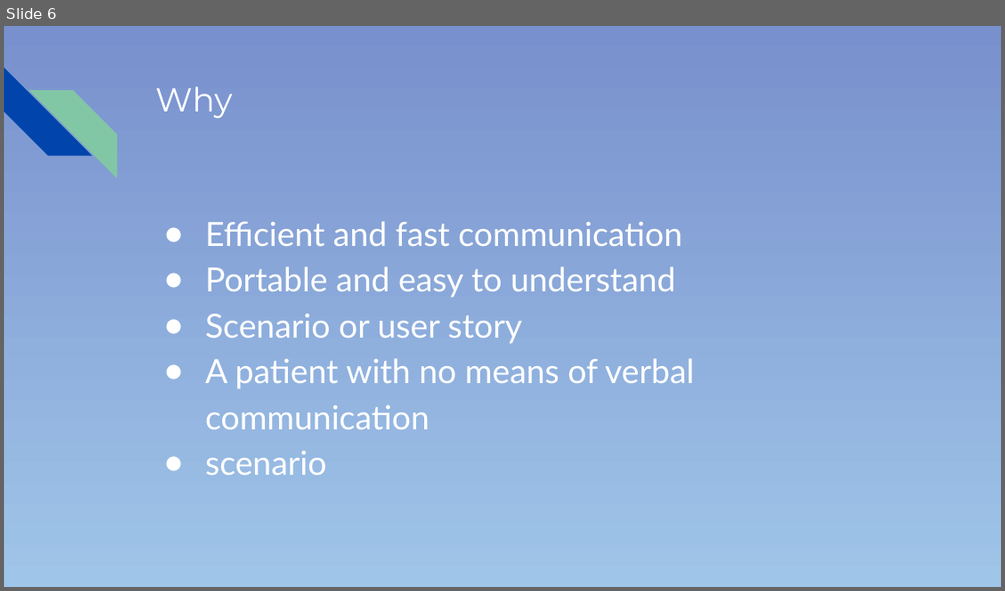
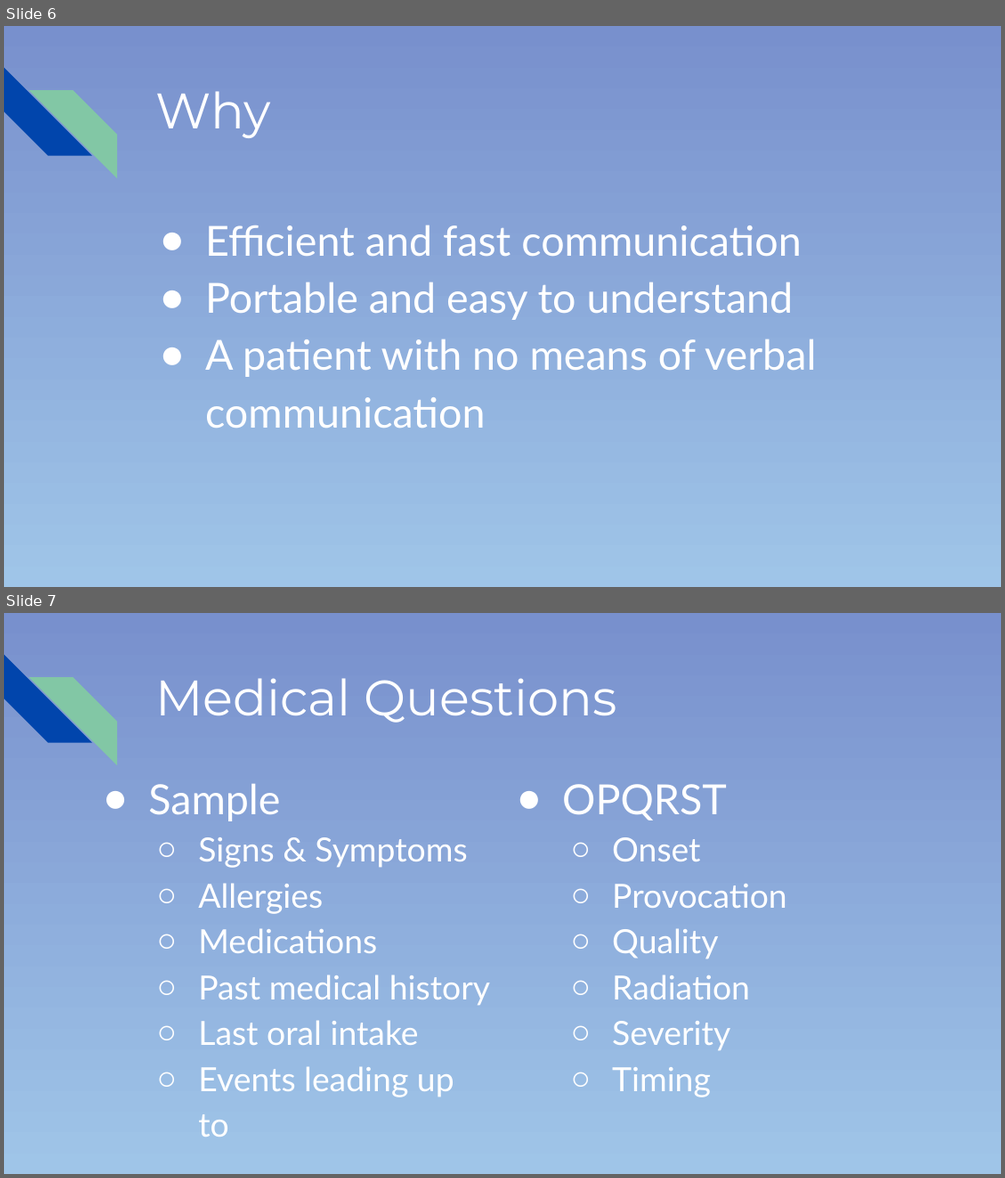
Before and after one commit to colemank0259/CSC-289_Group3, a slide deck: Pitch_PowerPoint.pptx. Shown one above the other, each under a label of ours: slide 6 before the commit, slides 6 and 7 after it. The pictures are 1005x591 and 1005x1178 pixels, drawn with LibreOffice and Linux fonts; fonts in the diff are those of the drawing. Boxes give left, top, right and bottom in pixels: in the first picture for what was removed or moved away, otherwise in the second. Text is boxed around its words. In the diff, an @@ line names an element or a change of style, - is before the commit and + after.

```diff
--- a/Pitch_PowerPoint.pptx
+++ b/Pitch_PowerPoint.pptx
@@ slide 7 added at <box>4,613,1001,1174</box>, background gradient #7890CD to #9FC5E8; not listed: 2 template elements that a slide beside it also shows @@
@@ title added at <box>155,678,617,722</box>, 36 pt, text #FFFFFF @@
+Medical Questions
@@ text added at <box>148,783,490,1136</box>, 24 pt, text #FFFFFF @@
+● Sample
+  ○ Signs & Symptoms
+  ○ Allergies
+  ○ Medications
+  ○ Past medical history
+  ○ Last oral intake
+  ○ Events leading up to
@@ text added at <box>562,784,787,1097</box>, 24 pt, text #FFFFFF @@
+● OPQRST
+  ○ Onset
+  ○ Provocation
+  ○ Quality
+  ○ Radiation
+  ○ Severity
+  ○ Timing
@@ slide 6 changed as well @@
@@ title "Why" at <box>155,91,271,138</box>: size 24 to 36 pt @@
@@ text "Efficient and fast communication" at <box>205,224,816,427</box>: size 24 to 30 pt; indent changed @@
@@ text at <box>205,313,522,344</box>: paragraph removed @@
-● Scenario or user story
@@ text at <box>205,451,326,475</box>: paragraph removed @@
-● scenario
```
Also in this commit, not shown: 8 other slides changed, 3 other slides added, 1 slide removed.
